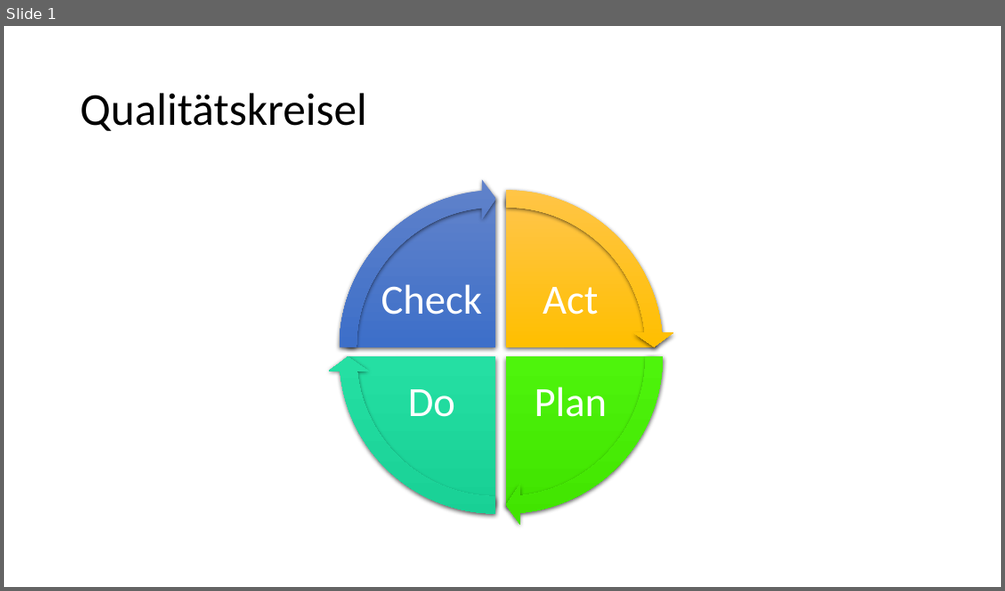
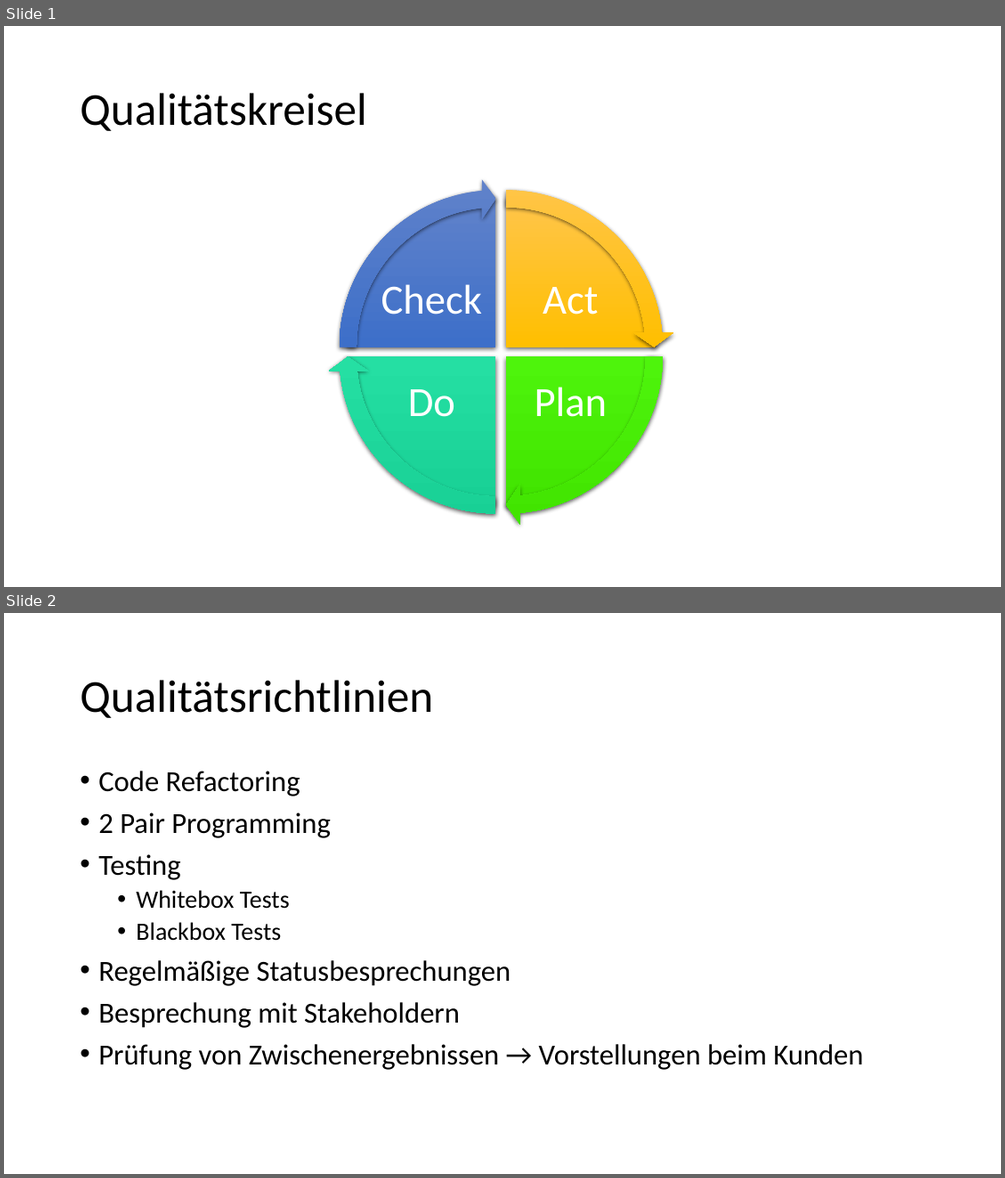
Before and after one commit to Masterarth/PM, a slide deck: documents/projectmanagement/Steuerung/Qualitätskreisel.pptx. Shown one above the other, each under a label of ours: slide 1 before the commit, slides 1 and 2 after it. The pictures are 1005x591 and 1005x1178 pixels, drawn with LibreOffice and Linux fonts; fonts in the diff are those of the drawing. Boxes give left, top, right and bottom in pixels: in the first picture for what was removed or moved away, otherwise in the second. Text is boxed around its words. In the diff, an @@ line names an element or a change of style, - is before the commit and + after.

```diff
--- a/documents/projectmanagement/Steuerung/Qualitätskreisel.pptx
+++ b/documents/projectmanagement/Steuerung/Qualitätskreisel.pptx
@@ slide 2 added at (4, 613, 1001, 1174), background #FFFFFF @@
@@ title added at (80, 680, 433, 718), 44 pt, text #000000 @@
+Qualitätsrichtlinien
@@ text added at (98, 771, 863, 1070), 28 pt, text #000000 @@
+• Code Refactoring
+• 2 Pair Programming
+• Testing
+  • Whitebox Tests
+  • Blackbox Tests
+• Regelmäßige Statusbesprechungen
+• Besprechung mit Stakeholdern
+• Prüfung von Zwischenergebnissen → Vorstellungen beim Kunden
```
Also in this commit, not shown: 12 other slides added, 9 other files.
